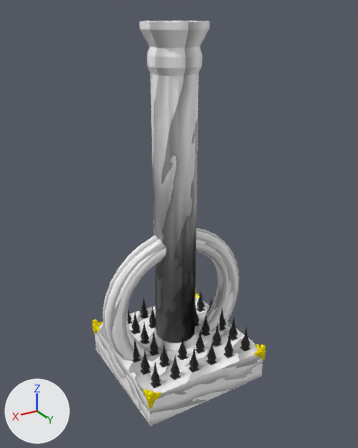
A saved change to the FBX model Assets/Models/blocks.fbx.
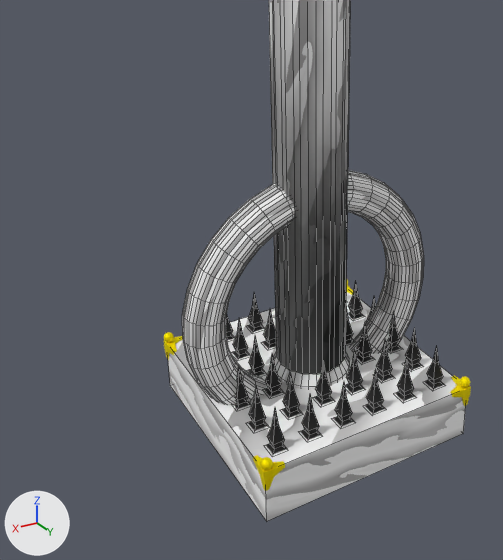
Each version is shown whole from a 50 mm lens placed at (3.38, 5.75, 5.36), pointed at (-0.12, -0.09, 2.44), then close up on the part from 0% to 79% of the width and 29% to 100% of the height. Every picture has the same lights, and +X, +Y and +Z are marked at lower left. The close-ups show mesh edges as thin lines. Where no turn or scale is listed for an object, it has been applied to the vertices.

Names of what the first close-up shows: 'CircleColumn', 'Column', 'Corners', 'Cube', 'Thorns'.
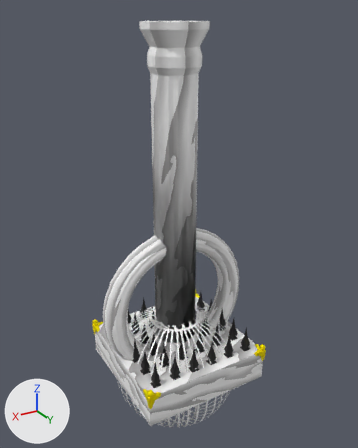
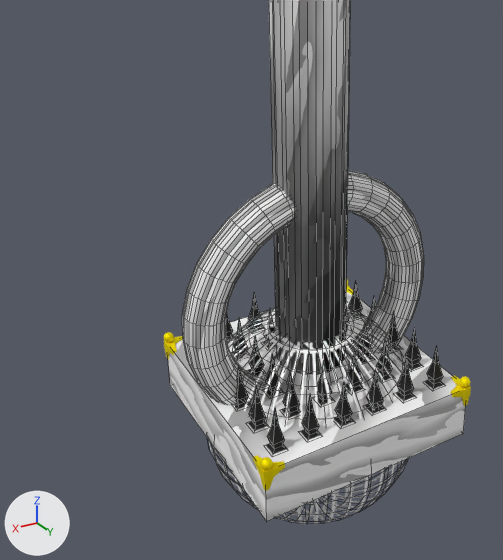
Commit message: Add cage sphere

Where the change shows, as pixel boxes [x1, y1, x2, y2] in the close-ups (503 x 560 px):
'Sphere', added
    after: [208, 307, 409, 524]

The change in detail:
Picture 'bars.png' (img_bars_png) is new.
Material 'Material' (mat_material) is new.
Its texture is img_bars_png (with its transparency).
Mesh me_sphere is new.
It is a UV sphere (32 segments, 16 rings, poles along z) spanning x -1.0..1.0, y -1.0..1.0, z -1.0..1.0.
It uses material mat_material (picture img_bars_png).
Object 'Sphere' (ob_sphere) is new; it shows me_sphere.
Its location is (0.0, 0.0, 0.0).
